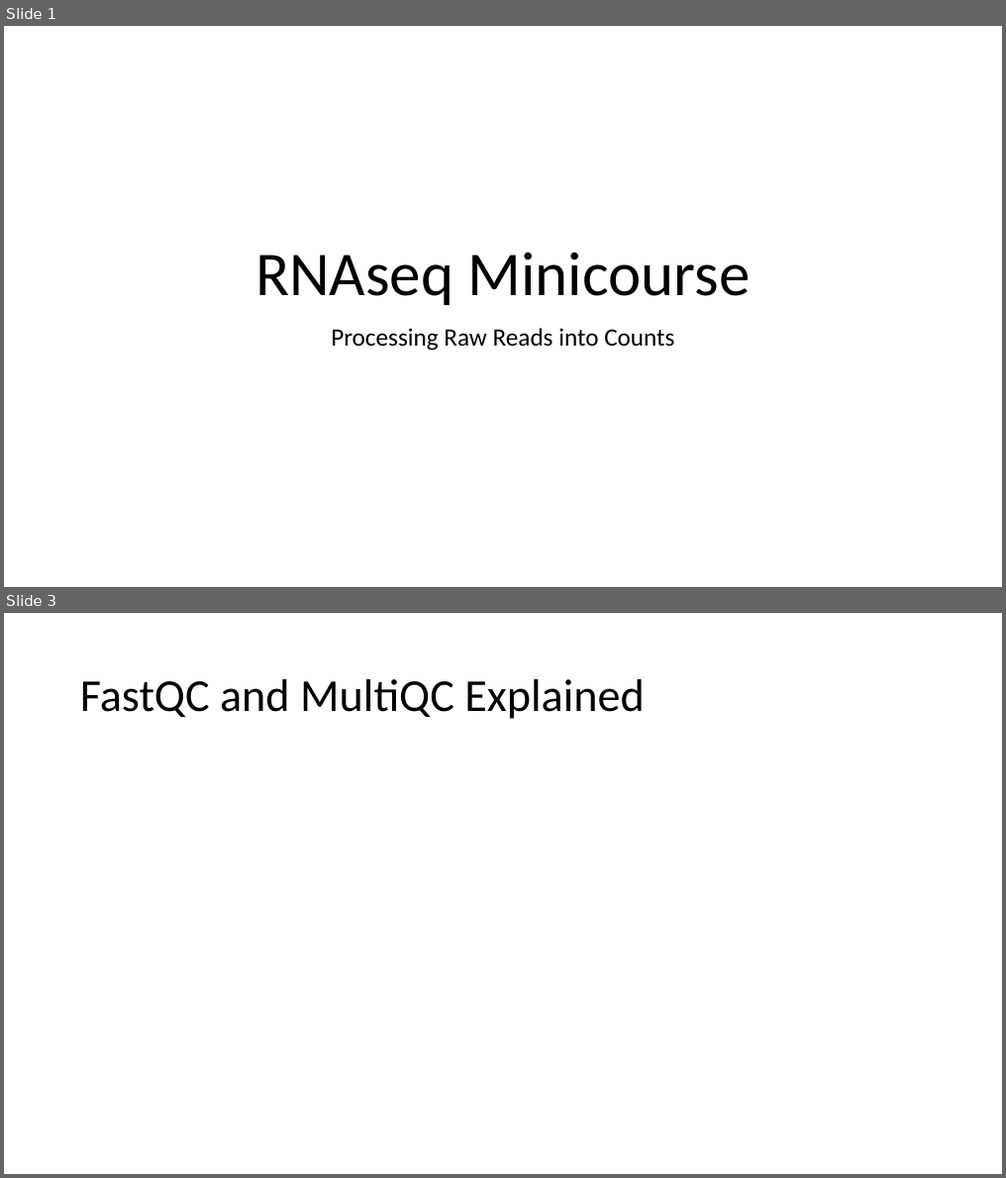
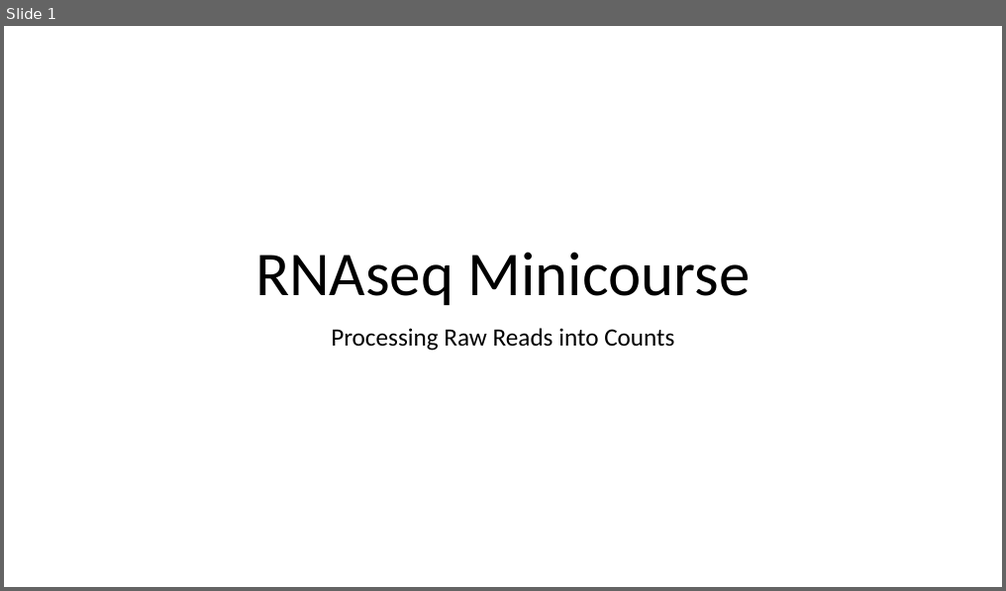
Before and after one commit to tpaape/RNAseq_Miniworkshop, a slide deck: Presentations/Processing Raw RNA Reads to Counts.pptx. Shown one above the other, each under a label of ours: slides 1 and 3 before the commit, slide 1 after it; the slides between them are not shown. The pictures are 1006x1178 and 1006x591 pixels, drawn with LibreOffice and Linux fonts; fonts in the diff are those of the drawing. Boxes give left, top, right and bottom in pixels: in the first picture for what was removed or moved away, otherwise in the second. Text is boxed around its words. In the diff, an @@ line names an element or a change of style, - is before the commit and + after.

```diff
--- a/Presentations/Processing Raw RNA Reads to Counts.pptx
+++ b/Presentations/Processing Raw RNA Reads to Counts.pptx
@@ slide 3 removed at <box>4,613,1002,1174</box>, background #FFFFFF @@
@@ title removed at <box>80,679,645,719</box> @@
-FastQC and MultiQC Explained
```
Also in this commit, not shown: 1 slide changed, 10 other slides removed, 6 other files.
